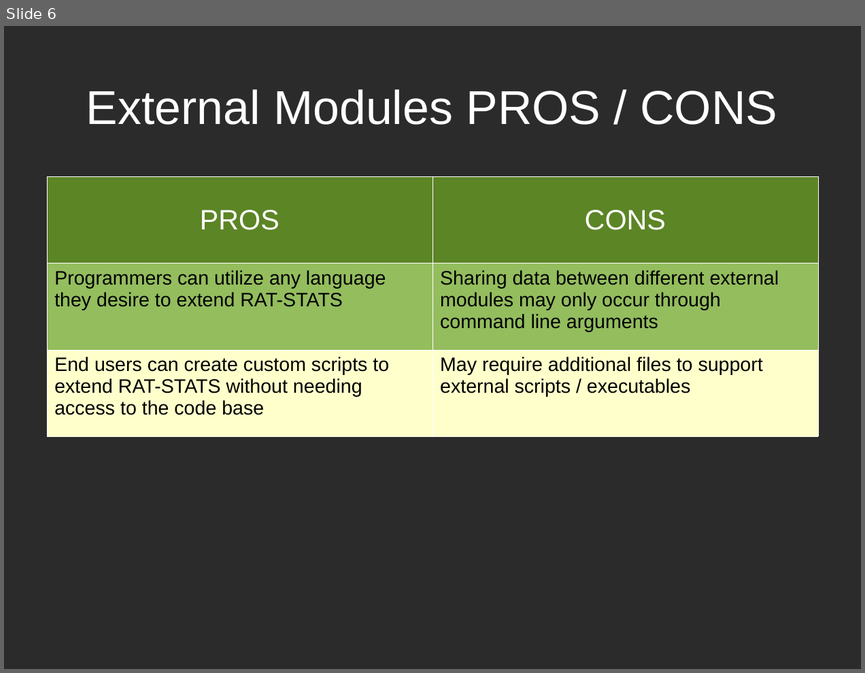
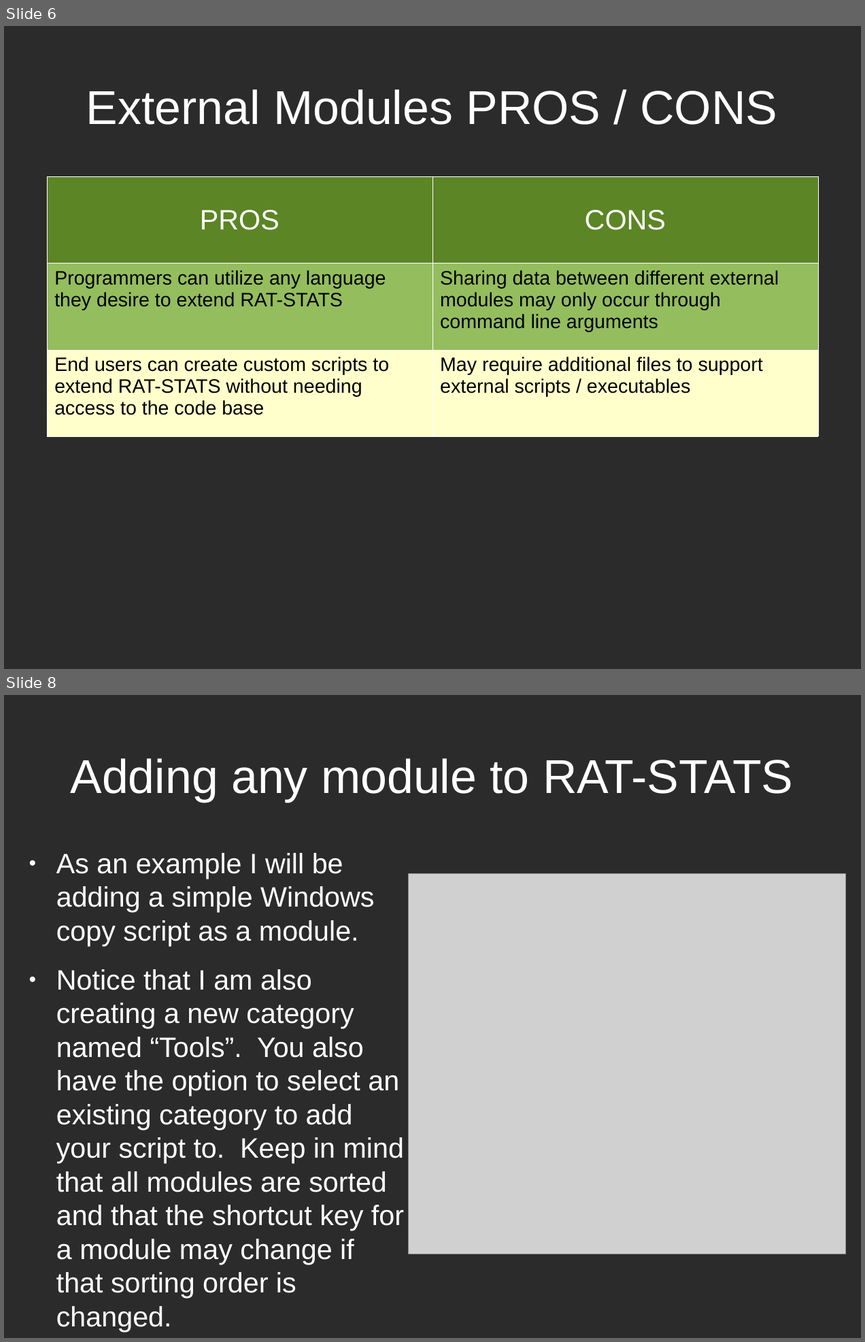
Before and after one commit to cbtek/RStats2017, a slide deck: submission/rstats_help/rstats_module_extensions.odp. Shown one above the other, each under a label of ours: slide 6 before the commit, slides 6 and 8 after it; the slides between them are not shown. The pictures are 865x673 and 865x1342 pixels, drawn with LibreOffice and Linux fonts; fonts in the diff are those of the drawing; grey boxes stand for pictures; background and template pictures are left out; a plain dark background stands for a picture behind light text. Boxes give left, top, right and bottom in pixels: in the first picture for what was removed or moved away, otherwise in the second. Text is boxed around its words. In the diff, an @@ line names an element or a change of style, - is before the commit and + after.

```diff
--- a/submission/rstats_help/rstats_module_extensions.odp
+++ b/submission/rstats_help/rstats_module_extensions.odp
@@ slide 8 added at (4,695,861,1338), background picture (left out) @@
@@ title added at (71,758,793,802), 44 pt, text #FFFFFF @@
+Adding any module to RAT-STATS
@@ text added at (56,853,404,1331), 26 pt, text #FFFFFF @@
+● As an example I will be adding a simple Windows copy script as a module.
+● Notice that I am also creating a new category named “Tools”. You also have the option to select an existing category to add your script to. Keep in mind that all modules are sorted and that the shortcut key for a module may change if that sorting order is changed.
@@ picture added at (409,874,845,1254) @@
```
Also in this commit, not shown: 3 slides changed, 18 other slides added, 16 other files.
